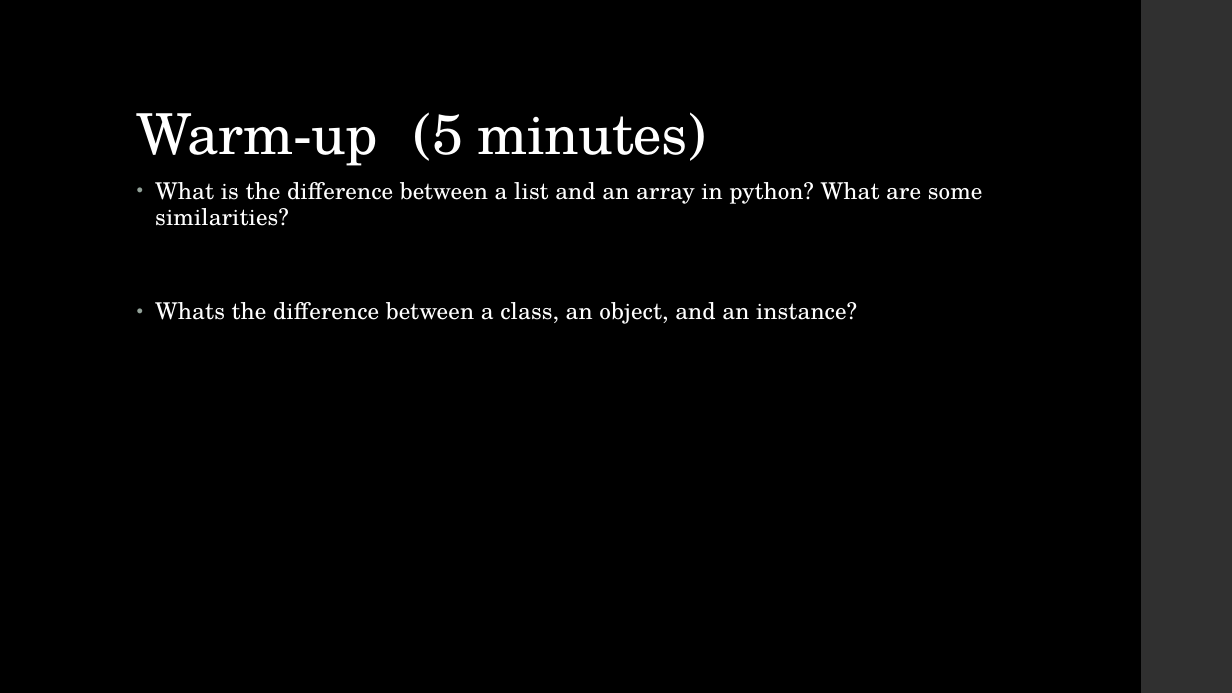
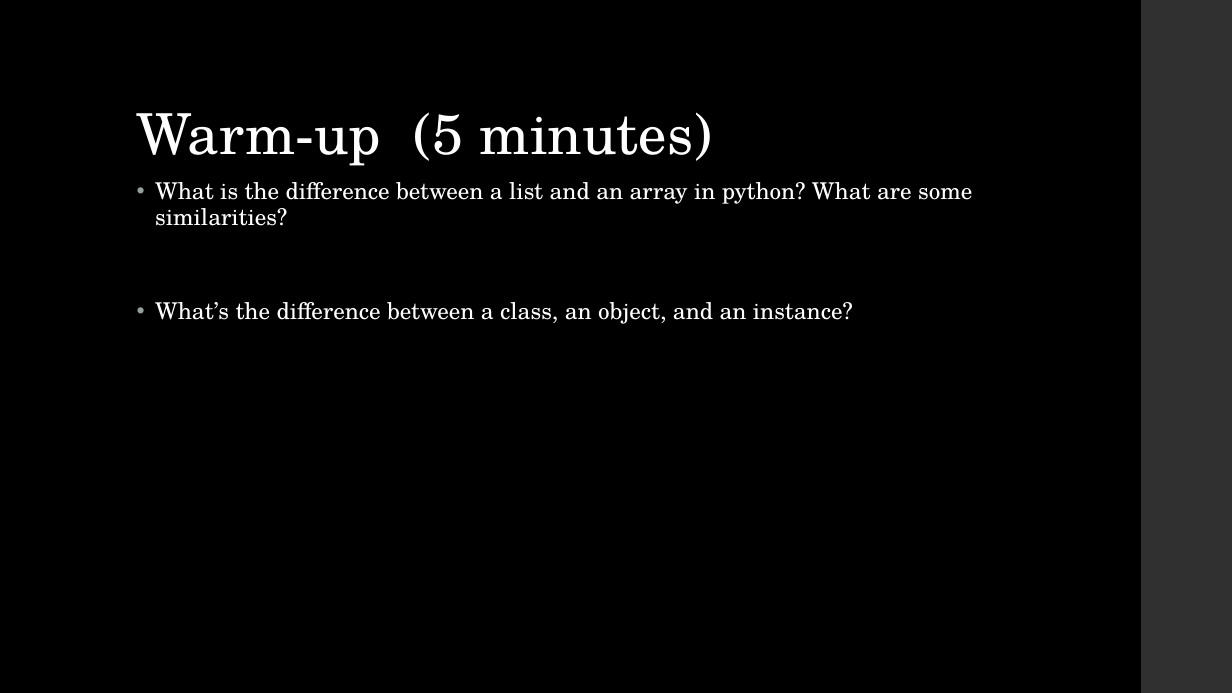
Before and after one commit to LaunchCoderGirlSTL/Data-Science-Assignments, a slide deck: slide 2 of course_material/week_03/week_03_presentation.pptx. Drawn at 1232x693 pixels with LibreOffice and Linux fonts; fonts in the diff are those of the drawing. Boxes give left, top, right and bottom in pixels: in the first picture for what was removed or moved away, otherwise in the second. Text is boxed around its words. In the diff, an @@ line names an element or a change of style, - is before the commit and + after.

```diff
--- a/course_material/week_03/week_03_presentation.pptx
+++ b/course_material/week_03/week_03_presentation.pptx
@@ title "Warm-up (5 minutes)" at bbox=[137, 112, 712, 166]: letter spacing -0.5 to 0 pt @@
@@ text at bbox=[155, 182, 972, 226]: letter spacing 0.1 to 0 pt in "What is the difference between a list ..."; less space between paragraphs @@
@@ text at bbox=[155, 302, 853, 324]: text changed @@
-• Whats the difference between a class, an object, and an instance?
+• What’s the difference between a class, an object, and an instance?
```
Also in this commit, not shown: 19 other slides changed, 1 slide removed, 2 other files.
